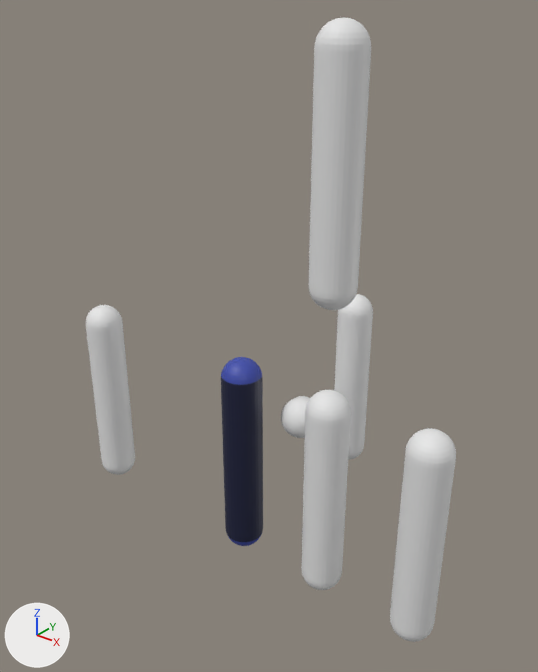
A saved change to the glTF model Resources/Models/Post/Post.gltf.
Before and after are seen from a 50 mm lens placed at (20.5, -23.6, 21.8), pointed at (-0.8, 3.0, 5.3). Arrows for +X, +Y and +Z are at lower left; the lights stay in place. Where no turn or scale is listed for an object, it has been applied to the vertices.

The first picture shows '球', '球.001', '球.002', '球.003', '球.004', '球.005', '球.006'.
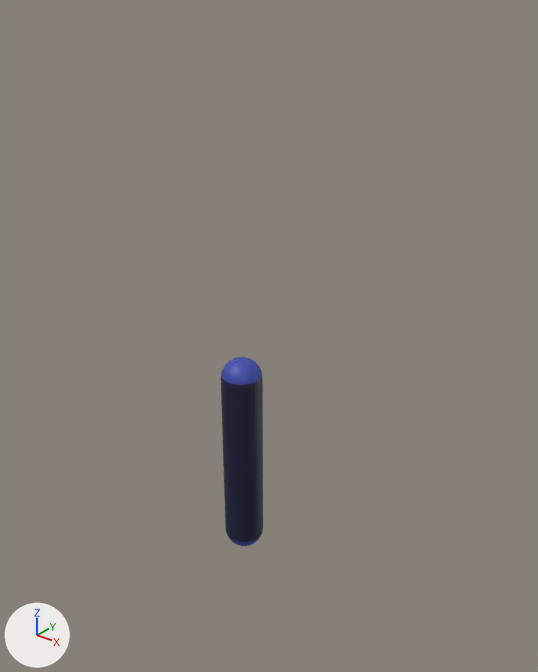
The change, as a list of edits to the scene's bpy script:
```text
Remove ob_球:
    ob_球 = bpy.data.objects.new('球', me_球)
    ob_球.location = (0.0, 10.0, 0.0)
Remove ob_球_002:
    ob_球_002 = bpy.data.objects.new('球.002', me_球_002)
    ob_球_002.location = (0.0, 5.0, 0.0)
Remove ob_球_003:
    ob_球_003 = bpy.data.objects.new('球.003', me_球_003)
    ob_球_003.location = (5.0, 0.0, 0.0)
Remove ob_球_001:
    ob_球_001 = bpy.data.objects.new('球.001', me_球_001)
    ob_球_001.location = (5.0, 0.0, 15.0)
Remove ob_球_004:
    ob_球_004 = bpy.data.objects.new('球.004', me_球_004)
    ob_球_004.location = (10.0, 0.0, 0.0)
Remove ob_球_006:
    ob_球_006 = bpy.data.objects.new('球.006', me_球_006)
    ob_球_006.location = (-10.0, 0.0, 0.0)
```

Changed parts and their boxes (x1, y1, x2, y2) in the pictures (538 x 672 px):
'球.001', deleted: before (308, 17, 371, 310)
'球.004', deleted: before (390, 428, 456, 642)
'球.003', deleted: before (301, 390, 351, 590)
'球.006', deleted: before (86, 305, 135, 475)
'球', deleted: before (334, 294, 373, 460)
'球.002', deleted: before (281, 396, 310, 438)
